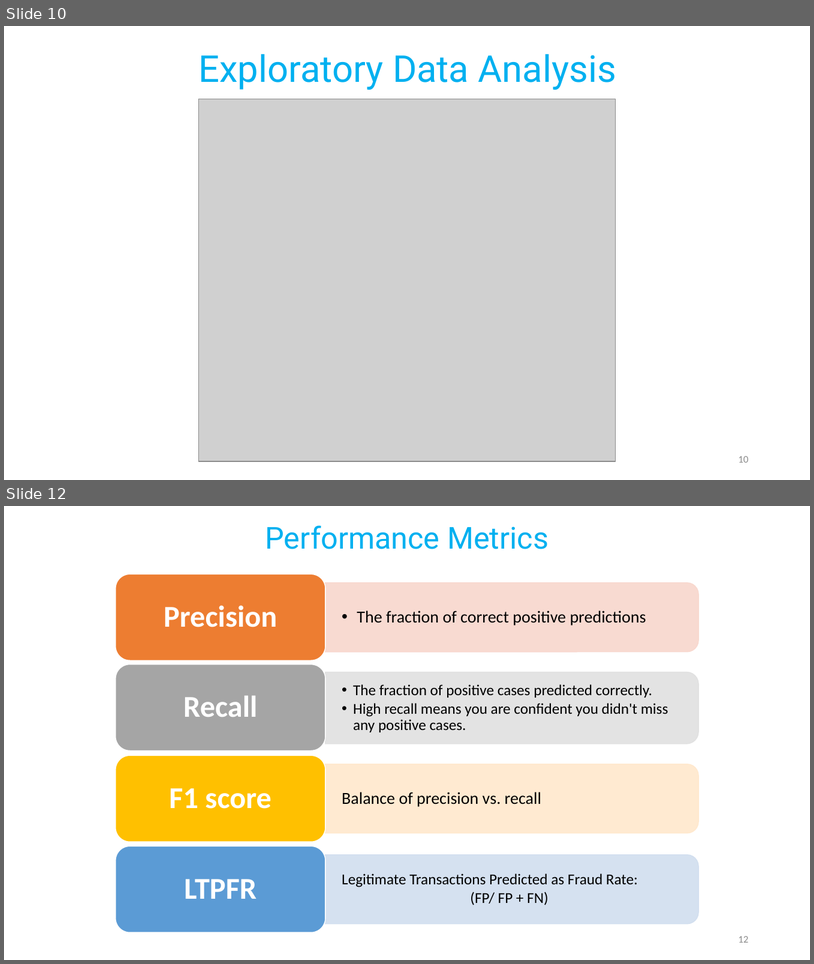
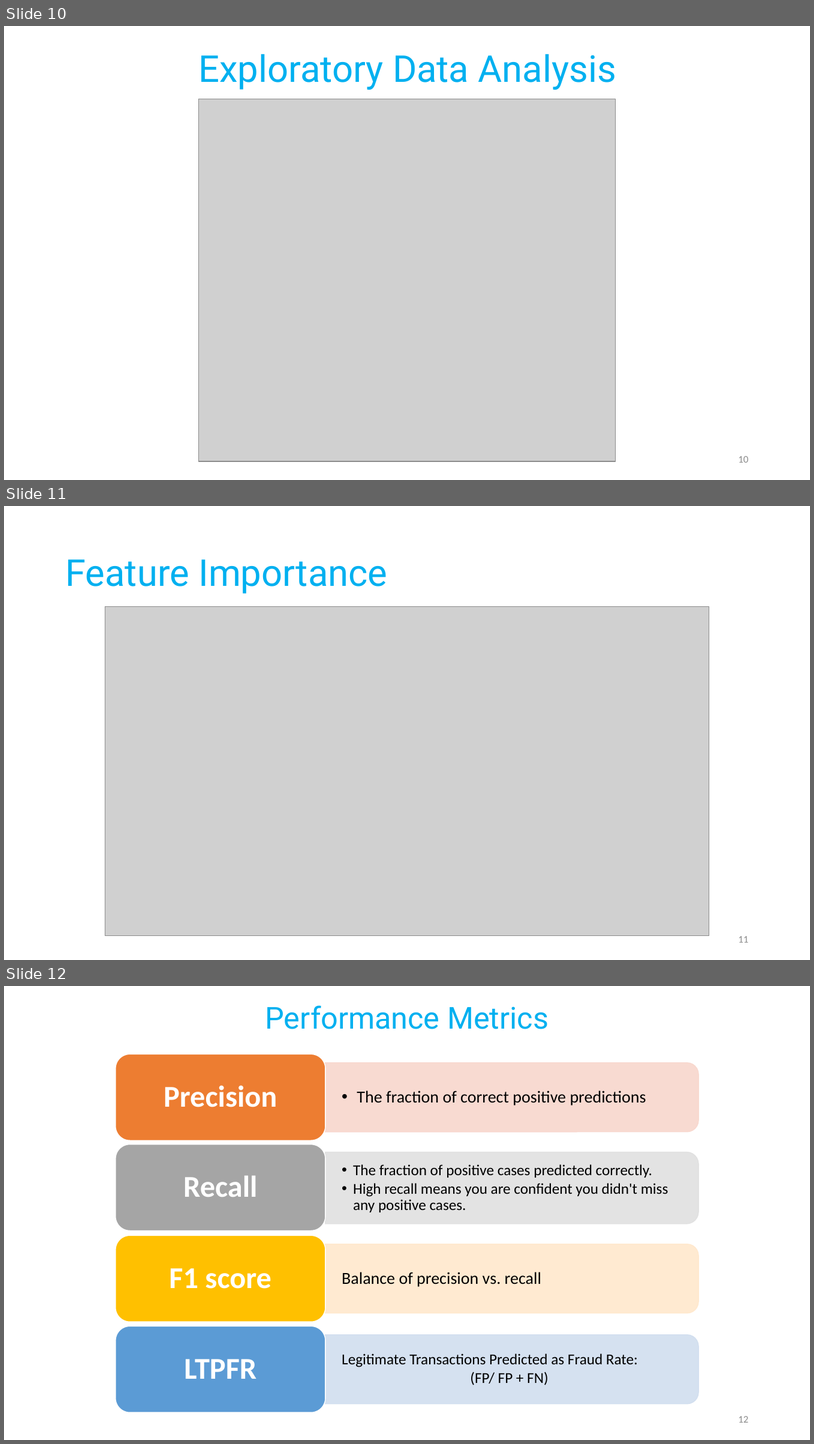
Before and after one commit to hizak/Metis_T5_DS_Projects, a slide deck: Credit Card Fraud Project.pptx. Shown one above the other, each under a label of ours: slides 10 and 12 before the commit, slides 10, 11 and 12 after it; the slides between them are not shown. The pictures are 814x964 and 814x1444 pixels, drawn with LibreOffice and Linux fonts; fonts in the diff are those of the drawing; grey boxes stand for pictures. Boxes give left, top, right and bottom in pixels: in the first picture for what was removed or moved away, otherwise in the second. Text is boxed around its words. In the diff, an @@ line names an element or a change of style, - is before the commit and + after.

```diff
--- a/Credit Card Fraud Project.pptx
+++ b/Credit Card Fraud Project.pptx
@@ slide 11 added at box(4, 506, 810, 960), background #FFFFFF @@
@@ title added at box(65, 559, 387, 594), 44 pt, text #00B0F0 @@
+Feature Importance
@@ picture added at box(105, 606, 710, 936) @@
@@ page number added at box(738, 936, 749, 942), 12 pt, text #8C8C8C @@
+11
```
Also in this commit, not shown: 3 slides changed, 1 other slide added, 1 slide removed, 1 other file.
